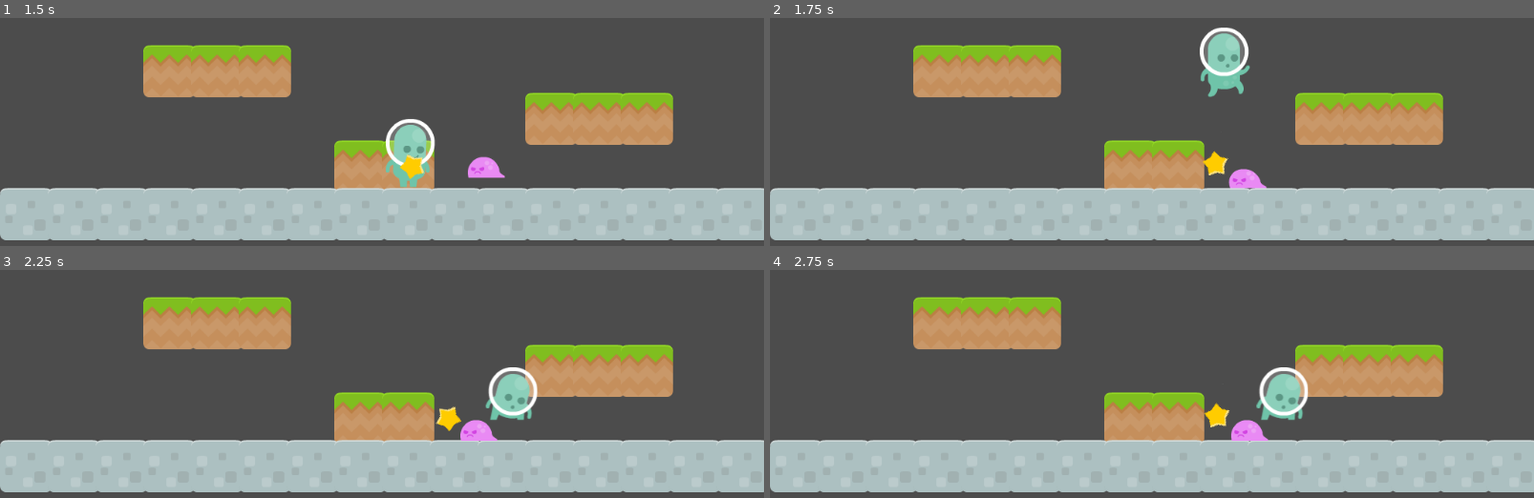
Above: before the commit, frames 1-4 (two rows, left to right).
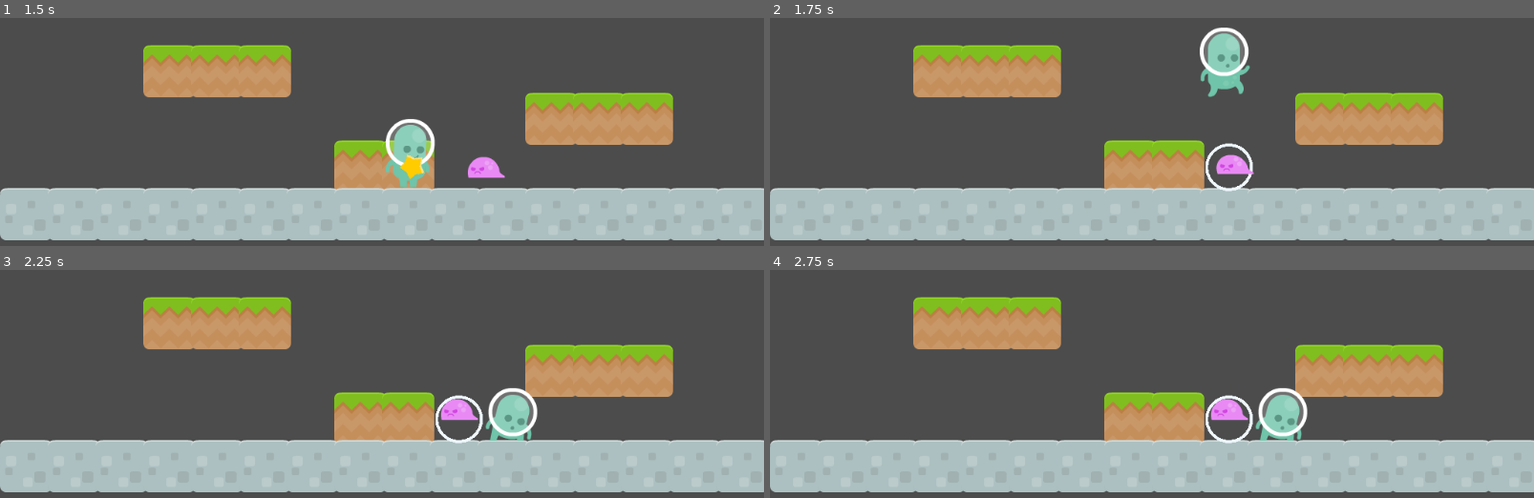
Above: after the commit, the same moments.

Repository: doctor-g/AltNaGaDeMon2021
Game: Godot game, scene res://World/Level.tscn
The game is run twice, just before and just after one commit, with the same random seed, the same clock (stepped at 60 frames per second) and the same inputs.
Inputs:
- Up to frame 1 (1.5 s): hold S (duck) 0.53-1.28 s; hold D (move_right) from 0.53 s (still down); tap Z (jump) at 0.77 s; tap X (fire) at 1.35 s
- Up to frame 2 (1.75 s): keep holding D (move_right); tap Z (jump) at 1.52 s
- Up to frame 3 (2.25 s): release D (move_right) at 2.03 s; hold A (move_left) from 2.03 s (still down); hold S (duck) from 2.03 s (still down)
- Up to frame 4 (2.75 s): keep holding A (move_left); keep holding S (duck)

Frame 1 is identical in both runs. In frame 2, 0.9% of the frame differs, in the area x 56-65%, y 54-77%; in frame 3, 2.6%, in the area x 57-71%, y 42-77%; in frame 4, 2.6%.

Commit message:
Add capture orbs
The orb sucks up the slime and can be kicked

Diff:
--- a/project/Enemies/Slime/Slime.gd
+++ b/project/Enemies/Slime/Slime.gd
@@ -1,6 +1,8 @@
 extends KinematicBody2D
 
 export var speed := 100
+
+var captured := false
 
 var _gravity = ProjectSettings.get_setting("physics/2d/default_gravity")
 var _velocity := Vector2.ZERO
@@ -11,6 +13,6 @@
 
 
 func _physics_process(_delta):
-	_velocity.y += _gravity
-
-	_velocity = move_and_slide(_velocity, Vector2.UP)
+	if not captured:
+		_velocity.y += _gravity
+		_velocity = move_and_slide(_velocity, Vector2.UP)
--- a/project/Enemies/Slime/Slime.tscn
+++ b/project/Enemies/Slime/Slime.tscn
@@ -15,7 +15,7 @@
 [sub_resource type="RectangleShape2D" id=2]
 extents = Vector2( 25, 14 )
 
-[node name="Slime" type="KinematicBody2D"]
+[node name="Slime" type="KinematicBody2D" groups=["enemies"]]
 collision_layer = 4
 collision_mask = 3
 script = ExtResource( 3 )
--- /dev/null
+++ b/project/Player/Orb/Orb.gd
@@ -0,0 +1,52 @@
+extends KinematicBody2D
+
+const _NUMBER_OF_POINTS := 30
+const _TWEEN_TIME := 0.2
+
+export var speed := 600
+
+var _gravity = ProjectSettings.get_setting("physics/2d/default_gravity")
+var _velocity := Vector2.ZERO
+var _kicked := false
+
+func _draw():
+	var radius = $CollisionShape2D.shape.radius
+	draw_arc(Vector2.ZERO, radius, 0, TAU, _NUMBER_OF_POINTS, Color.aliceblue, 4)
+
+
+func _physics_process(_delta):
+	if not _kicked:
+		# Moving "zero" here to ensure we get the collision info
+		var collision = move_and_collide(Vector2.ZERO)
+
+		# Check if the orb was kicked by a player
+		if collision and collision.collider.is_in_group("players"):
+			_kicked = true
+			collision_mask = 1
+			_velocity.x = speed
+			if collision.position.x > global_position.x:
+				_velocity.x *= -1
+	else:
+		_velocity.y += _gravity
+		_velocity = move_and_slide(_velocity, Vector2.UP)
+
+
+func capture(enemy:KinematicBody2D)->void:
+	enemy.collision_mask = 0
+	enemy.captured = true
+
+	# Need to store the position because reparenting
+	var enemy_position := enemy.global_position
+	enemy.get_parent().remove_child(enemy)
+	add_child(enemy)
+	enemy.global_position = enemy_position
+
+	# Tween the captured enemy's position to the center of the orb
+	var tween := Tween.new()
+	add_child(tween)
+	# warning-ignore:return_value_discarded
+	tween.interpolate_property(enemy, "global_position", \
+		enemy.global_position, global_position, _TWEEN_TIME, \
+		Tween.TRANS_LINEAR, Tween.EASE_OUT)
+	# warning-ignore:return_value_discarded
+	tween.start()
--- /dev/null
+++ b/project/Player/Orb/Orb.tscn
@@ -0,0 +1,14 @@
+[gd_scene load_steps=3 format=2]
+
+[ext_resource path="res://Player/Orb/Orb.gd" type="Script" id=1]
+
+[sub_resource type="CircleShape2D" id=1]
+radius = 30.0
+
+[node name="Orb" type="KinematicBody2D"]
+collision_layer = 0
+collision_mask = 2
+script = ExtResource( 1 )
+
+[node name="CollisionShape2D" type="CollisionShape2D" parent="."]
+shape = SubResource( 1 )
--- a/project/Player/Player.tscn
+++ b/project/Player/Player.tscn
@@ -37,7 +37,7 @@
 [sub_resource type="RectangleShape2D" id=2]
 extents = Vector2( 30, 45.75 )
 
-[node name="Player" type="KinematicBody2D"]
+[node name="Player" type="KinematicBody2D" groups=["players"]]
 collision_layer = 2
 collision_mask = 5
 script = ExtResource( 13 )
--- a/project/Player/Projectile/Projectile.gd
+++ b/project/Player/Projectile/Projectile.gd
@@ -1,12 +1,21 @@
 extends KinematicBody2D
+
+const _Orb := preload("res://Player/Orb/Orb.tscn")
 
 export var speed := 350
 
 var direction := Vector2.ZERO
 
 func _physics_process(delta):
-	#warning-ignore:return_value_discarded
-	move_and_collide(direction * speed * delta)
+	var collision := move_and_collide(direction * speed * delta)
+	if collision and collision.collider.is_in_group("enemies"):
+		var enemy : KinematicBody2D = collision.collider
+		var orb : KinematicBody2D = _Orb.instance()
+		orb.set_as_toplevel(true)
+		orb.global_position = collision.position
+		get_parent().add_child(orb)
+		orb.capture(enemy)
+		queue_free()
 
 
 func _on_VisibilityNotifier2D_screen_exited():
